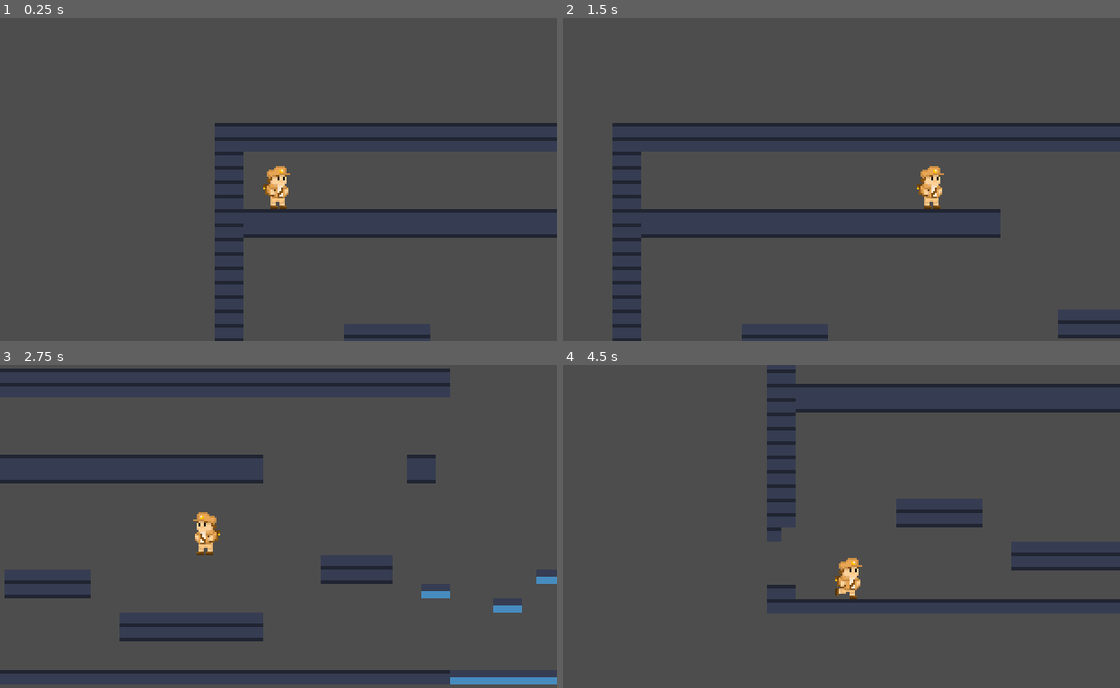
Above: before the commit, frames 1-4 (two rows, left to right).
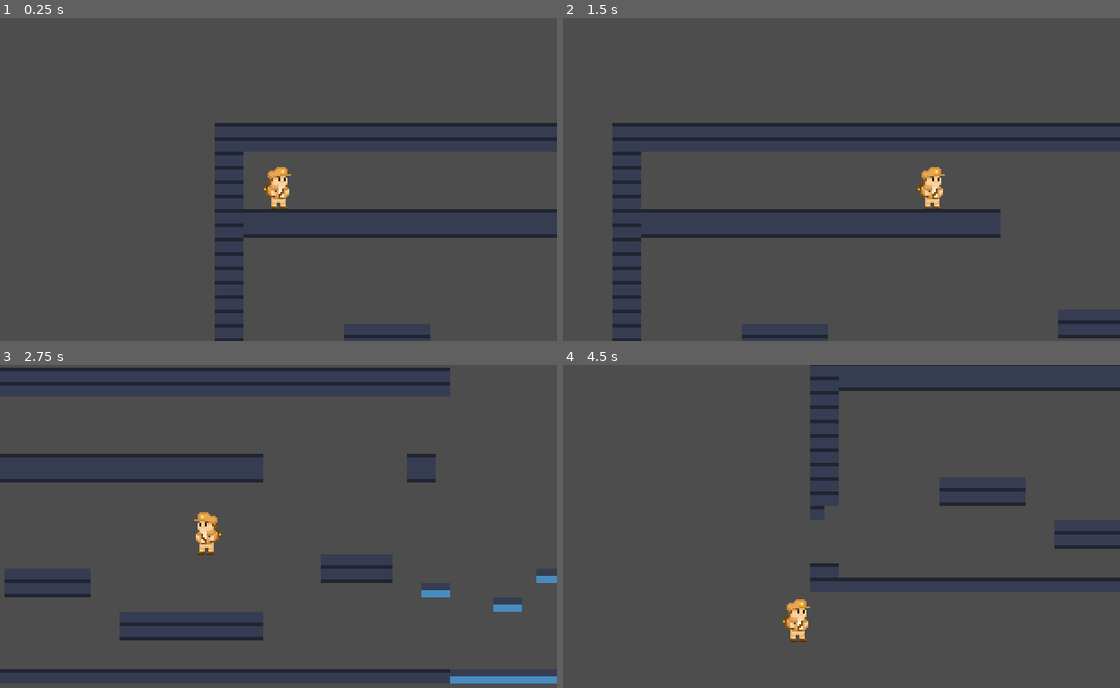
Above: after the commit, the same moments.

Repository: Avigyan2307/6V-FinalShowdown-Informatica
Game: Godot game, scene res://Scenes/Levels/Tutorial.tscn
Two runs of this game, one before a commit and one after it. Both use one fixed random seed, a clock stepped at 60 frames per second and the inputs below. This scene is started directly instead of the project's main scene. The engine's default icon, where the game draws it, is replaced by a stand-in: a white triangle on a blue panel in a dark square.
Inputs:
- Up to frame 1 (0.25 s): no input
- Up to frame 2 (1.5 s): hold W (jump) 0.53-1.28 s; hold Right (right) from 0.53 s (still down); tap W (jump) at 1.35 s
- Up to frame 3 (2.75 s): tap W (jump) at 1.52, 1.82 s; release Right (right) at 2.03 s; hold A (left) from 2.03 s (still down); hold W (jump) from 2.03 s (still down)
- Up to frame 4 (4.5 s): release W (jump) at 2.78 s; tap W (jump) at 2.85, 3.02, 3.32, 4.35 s; hold W (jump) 3.53-4.28 s; release A (left) at 4.28 s; hold Right (right) from 4.28 s (still down)

The runs differ from the first frame. In frame 1, 0.2% of the frame differs, in the area x 47-53%, y 45-60%; in frame 2, 0.2%; in frame 3, 2.9%; in frame 4, 6.8%, in the area x 36-100%, y 0-86%.
Error after the commit: Invalid access to property or key 'shape' on a base object of type 'CollisionShape2D'. (res://Scripts/player.gd:10)

Commit message:
Added hit, death and crouch sprites as well as tilemap 1, tried to make crouch work

Diff:
--- a/6v-informatica-laatste-project/Scenes/player/player.tscn
+++ b/6v-informatica-laatste-project/Scenes/player/player.tscn
@@ -1,44 +1,61 @@
 [gd_scene format=3 uid="uid://b870n1o8uf078"]
 
 [ext_resource type="Script" uid="uid://b45b7a3px0ukj" path="res://Scripts/player.gd" id="1_3smsa"]
-[ext_resource type="Texture2D" uid="uid://ija82oe27rk7" path="res://Temporary assets/_Crouch.png" id="2_8erm5"]
-[ext_resource type="Texture2D" uid="uid://c42bnij5xv4q1" path="res://Temporary assets/_CrouchWalk.png" id="3_f1ek2"]
+[ext_resource type="Texture2D" uid="uid://bvdmnw8it2dyt" path="res://assets/Art/Characters/Player/Crouch .png" id="2_6upyo"]
+[ext_resource type="Texture2D" uid="uid://b5e8yw7w17l1r" path="res://assets/Art/Characters/Player/Death.png" id="3_6k3cy"]
 [ext_resource type="Texture2D" uid="uid://bgq58haecc5n3" path="res://Temporary assets/_Fall.png" id="4_tx1dd"]
 [ext_resource type="Texture2D" uid="uid://1vt04f2igfe7" path="res://assets/Art/Characters/Player/Idle.png" id="5_2jymo"]
+[ext_resource type="Texture2D" uid="uid://vltovui5m086" path="res://assets/Art/Characters/Player/Hit.png" id="5_kd672"]
 [ext_resource type="Texture2D" uid="uid://diqoujfeqiqwg" path="res://assets/Art/Characters/Player/Jump.png" id="6_2jymo"]
 [ext_resource type="Texture2D" uid="uid://dlop3db2rwrem" path="res://assets/Art/Characters/Player/Run.png" id="7_df3xl"]
 
-[sub_resource type="AtlasTexture" id="AtlasTexture_7dp3o"]
-atlas = ExtResource("3_f1ek2")
-region = Rect2(0, 0, 120, 80)
-
-[sub_resource type="AtlasTexture" id="AtlasTexture_h4iuc"]
-atlas = ExtResource("3_f1ek2")
-region = Rect2(120, 0, 120, 80)
-
-[sub_resource type="AtlasTexture" id="AtlasTexture_fd4e3"]
-atlas = ExtResource("3_f1ek2")
-region = Rect2(240, 0, 120, 80)
-
-[sub_resource type="AtlasTexture" id="AtlasTexture_qqcod"]
-atlas = ExtResource("3_f1ek2")
-region = Rect2(360, 0, 120, 80)
-
-[sub_resource type="AtlasTexture" id="AtlasTexture_igrcy"]
-atlas = ExtResource("3_f1ek2")
-region = Rect2(480, 0, 120, 80)
-
-[sub_resource type="AtlasTexture" id="AtlasTexture_fs7ks"]
-atlas = ExtResource("3_f1ek2")
-region = Rect2(600, 0, 120, 80)
-
-[sub_resource type="AtlasTexture" id="AtlasTexture_l6n3p"]
-atlas = ExtResource("3_f1ek2")
-region = Rect2(720, 0, 120, 80)
-
-[sub_resource type="AtlasTexture" id="AtlasTexture_olqyp"]
-atlas = ExtResource("3_f1ek2")
-region = Rect2(840, 0, 120, 80)
+[sub_resource type="AtlasTexture" id="AtlasTexture_t3oqc"]
+atlas = ExtResource("3_6k3cy")
+region = Rect2(0, 0, 32, 32)
+
+[sub_resource type="AtlasTexture" id="AtlasTexture_p8lfk"]
+atlas = ExtResource("3_6k3cy")
+region = Rect2(32, 0, 32, 32)
+
+[sub_resource type="AtlasTexture" id="AtlasTexture_uawwb"]
+atlas = ExtResource("3_6k3cy")
+region = Rect2(64, 0, 32, 32)
+
+[sub_resource type="AtlasTexture" id="AtlasTexture_ag54m"]
+atlas = ExtResource("3_6k3cy")
+region = Rect2(0, 32, 32, 32)
+
+[sub_resource type="AtlasTexture" id="AtlasTexture_g7b1g"]
+atlas = ExtResource("3_6k3cy")
+region = Rect2(32, 32, 32, 32)
+
+[sub_resource type="AtlasTexture" id="AtlasTexture_h0khc"]
+atlas = ExtResource("3_6k3cy")
+region = Rect2(64, 32, 32, 32)
+
+[sub_resource type="AtlasTexture" id="AtlasTexture_6vj4j"]
+atlas = ExtResource("3_6k3cy")
+region = Rect2(0, 64, 32, 32)
+
+[sub_resource type="AtlasTexture" id="AtlasTexture_nyrd7"]
+atlas = ExtResource("3_6k3cy")
+region = Rect2(32, 64, 32, 32)
+
+[sub_resource type="AtlasTexture" id="AtlasTexture_ic3d6"]
+atlas = ExtResource("3_6k3cy")
+region = Rect2(64, 64, 32, 32)
+
+[sub_resource type="AtlasTexture" id="AtlasTexture_spm8d"]
+atlas = ExtResource("3_6k3cy")
+region = Rect2(0, 96, 32, 32)
+
+[sub_resource type="AtlasTexture" id="AtlasTexture_dpkfr"]
+atlas = ExtResource("3_6k3cy")
+region = Rect2(32, 96, 32, 32)
+
+[sub_resource type="AtlasTexture" id="AtlasTexture_kysaj"]
+atlas = ExtResource("3_6k3cy")
+region = Rect2(64, 96, 32, 32)
 
 [sub_resource type="AtlasTexture" id="AtlasTexture_wpjfl"]
 atlas = ExtResource("4_tx1dd")
@@ -52,6 +69,22 @@
 atlas = ExtResource("4_tx1dd")
 region = Rect2(240, 0, 120, 80)
 
+[sub_resource type="AtlasTexture" id="AtlasTexture_egohg"]
+atlas = ExtResource("5_kd672")
+region = Rect2(0, 0, 32, 32)
+
+[sub_resource type="AtlasTexture" id="AtlasTexture_ua3np"]
+atlas = ExtResource("5_kd672")
+region = Rect2(32, 0, 32, 32)
+
+[sub_resource type="AtlasTexture" id="AtlasTexture_mnu3u"]
+atlas = ExtResource("5_kd672")
+region = Rect2(0, 32, 32, 32)
+
+[sub_resource type="AtlasTexture" id="AtlasTexture_rwmec"]
+atlas = ExtResource("5_kd672")
+region = Rect2(32, 32, 32, 32)
+
 [sub_resource type="AtlasTexture" id="AtlasTexture_2x3g5"]
 atlas = ExtResource("5_2jymo")
 region = Rect2(0, 0, 32, 32)
@@ -104,43 +137,60 @@
 animations = [{
 "frames": [{
 "duration": 1.0,
-"texture": ExtResource("2_8erm5")
+"texture": ExtResource("2_6upyo")
 }],
 "loop": true,
 "name": &"crouch",
 "speed": 5.0
 }, {
-"frames": [{
-"duration": 1.0,
-"texture": SubResource("AtlasTexture_7dp3o")
-}, {
-"duration": 1.0,
-"texture": SubResource("AtlasTexture_h4iuc")
-}, {
-"duration": 1.0,
-"texture": SubResource("AtlasTexture_fd4e3")
-}, {
-"duration": 1.0,
-"texture": SubResource("AtlasTexture_qqcod")
-}, {
-"duration": 1.0,
-"texture": SubResource("AtlasTexture_igrcy")
-}, {
-"duration": 1.0,
-"texture": SubResource("AtlasTexture_fs7ks")
-}, {
-"duration": 1.0,
-"texture": SubResource("AtlasTexture_l6n3p")
-}, {
-"duration": 1.0,
-"texture": SubResource("AtlasTexture_olqyp")
-}],
+"frames": [],
 "loop": true,
 "name": &"crouchwalk",
 "speed": 20.0
 }, {
 "frames": [{
 "duration": 1.0,
+"texture": SubResource("AtlasTexture_t3oqc")
+}, {
+"duration": 1.0,
+"texture": SubResource("AtlasTexture_p8lfk")
+}, {
+"duration": 1.0,
+"texture": SubResource("AtlasTexture_uawwb")
+}, {
+"duration": 1.0,
+"texture": SubResource("AtlasTexture_ag54m")
+}, {
+"duration": 1.0,
+"texture": SubResource("AtlasTexture_g7b1g")
+}, {
+"duration": 1.0,
+"texture": SubResource("AtlasTexture_h0khc")
+}, {
+"duration": 1.0,
+"texture": SubResource("AtlasTexture_6vj4j")
+}, {
+"duration": 1.0,
+"texture": SubResource("AtlasTexture_nyrd7")
+}, {
+"duration": 1.0,
+"texture": SubResource("AtlasTexture_ic3d6")
+}, {
+"duration": 1.0,
+"texture": SubResource("AtlasTexture_spm8d")
+}, {
+"duration": 1.0,
+"texture": SubResource("AtlasTexture_dpkfr")
+}, {
+"duration": 1.0,
+"texture": SubResource("AtlasTexture_kysaj")
+}],
+"loop": true,
+"name": &"death",
+"speed": 10.0
+}, {
+"frames": [{
+"duration": 1.0,
 "texture": SubResource("AtlasTexture_wpjfl")
 }, {
 "duration": 1.0,
@@ -152,6 +202,23 @@
 "loop": true,
 "name": &"fall",
 "speed": 20.0
+}, {
+"frames": [{
+"duration": 1.0,
+"texture": SubResource("AtlasTexture_egohg")
+}, {
+"duration": 1.0,
+"texture": SubResource("AtlasTexture_ua3np")
+}, {
+"duration": 1.0,
+"texture": SubResource("AtlasTexture_mnu3u")
+}, {
+"duration": 1.0,
+"texture": SubResource("AtlasTexture_rwmec")
+}],
+"loop": true,
+"name": &"hit",
+"speed": 12.0
 }, {
 "frames": [{
 "duration": 1.0,
@@ -206,22 +273,21 @@
 }]
 
 [sub_resource type="RectangleShape2D" id="RectangleShape2D_5x828"]
-size = Vector2(30.5, 48)
+size = Vector2(31, 47)
 
 [node name="Player - CB2D" type="CharacterBody2D" unique_id=1634954382]
 script = ExtResource("1_3smsa")
 
 [node name="AnimatedSprite2D" type="AnimatedSprite2D" parent="." unique_id=978525663]
 texture_filter = 1
-position = Vector2(-1, 0)
 scale = Vector2(2, 2)
 sprite_frames = SubResource("SpriteFrames_8eeqe")
-animation = &"jump"
+animation = &"death"
 autoplay = "idle"
-frame_progress = 0.41311395
+frame_progress = 0.40185297
 
 [node name="CollisionShape2D" type="CollisionShape2D" parent="." unique_id=307921846]
-position = Vector2(-1.75, 0)
+position = Vector2(-1.5, -0.5)
 shape = SubResource("RectangleShape2D_5x828")
 
 [node name="Camera2D" type="Camera2D" parent="." unique_id=1650152239]
--- a/6v-informatica-laatste-project/Scripts/player.gd
+++ b/6v-informatica-laatste-project/Scripts/player.gd
@@ -1,16 +1,32 @@
 class_name Player extends CharacterBody2D
 @onready var animated_sprite_2d: AnimatedSprite2D = $AnimatedSprite2D
+@onready var collision_shape_2d: CollisionShape2D = $CollisionShape2D
 
 
 var SPEED = 300.0
 var JUMP_POWER = 1.7
 var JUMP_CHARGE_DUR = 0
 var JUMP_VELOCITY = -650.0
+var SHAPE = CollisionShape2D.shape
+var OFFSET_AMOUNT = 50
+
 
 func _physics_process(delta: float) -> void:
 	# Add the gravity.
 
-	if velocity.x > 1 or velocity.x <-1:
+	if Input.is_action_pressed(".down"):
+		animated_sprite_2d.animation = "crouch"
+		SHAPE.size.y -= OFFSET_AMOUNT
+		CollisionShape2D.position.y += OFFSET_AMOUNT/2
+		AnimatedSprite2D.position.y += OFFSET_AMOUNT/2
+
+	if Input.is_action_just_released(".down"):
+		animated_sprite_2d.animation = "idle"
+		SHAPE.size.y += OFFSET_AMOUNT
+		CollisionShape2D.position.y -= OFFSET_AMOUNT/2
+		AnimatedSprite2D.position.y -= OFFSET_AMOUNT/2
+
+	if (velocity.x > 1 or velocity.x <-1) :
 		animated_sprite_2d.animation = "run"
 	else:
 		animated_sprite_2d.animation = "idle"
--- a/6v-informatica-laatste-project/project.godot
+++ b/6v-informatica-laatste-project/project.godot
@@ -60,6 +60,12 @@
 "events": [Object(InputEventMouseButton,"resource_local_to_scene":false,"resource_name":"","device":-1,"window_id":0,"a …(257 unchanged characters)…
 ]
 }
+.down={
+"deadzone": 0.2,
+"events": [Object(InputEventKey,"resource_local_to_scene":false,"resource_name":"","device":-1,"window_id":0,"alt_pressed":false,"shift_pressed":false,"ctrl_pressed":false,"meta_pressed":false,"pressed":false,"keycode":0,"physical_keycode":83,"key_label":0,"unicode":115,"location":0,"echo":false,"script":null)
+, Object(InputEventKey,"resource_local_to_scene":false,"resource_name":"","device":-1,"window_id":0,"alt_pressed":false,"shift_pressed":false,"ctrl_pressed":false,"meta_pressed":false,"pressed":false,"keycode":0,"physical_keycode":4194322,"key_label":0,"unicode":0,"location":0,"echo":false,"script":null)
+]
+}
 
 [physics]
 
Binary file added: 6v-informatica-laatste-project/assets/Art/Characters/Player/Crouch .png
Not shown, added: 6v-informatica-laatste-project/assets/Art/Characters/Player/Crouch .png.import
Binary file added: 6v-informatica-laatste-project/assets/Art/Characters/Player/Death.png
Not shown, added: 6v-informatica-laatste-project/assets/Art/Characters/Player/Death.png.import
Binary file added: 6v-informatica-laatste-project/assets/Art/Characters/Player/Hit.png
Not shown, added: 6v-informatica-laatste-project/assets/Art/Characters/Player/Hit.png.import
Binary file added: 6v-informatica-laatste-project/assets/Art/Tiles/Tilemap 1.png
Not shown, added: 6v-informatica-laatste-project/assets/Art/Tiles/Tilemap 1.png.import
